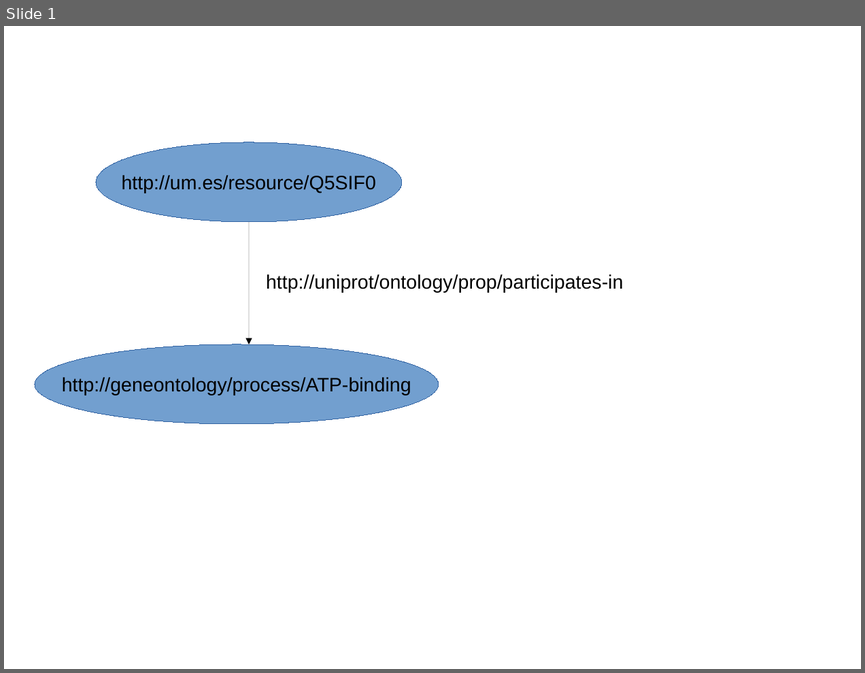
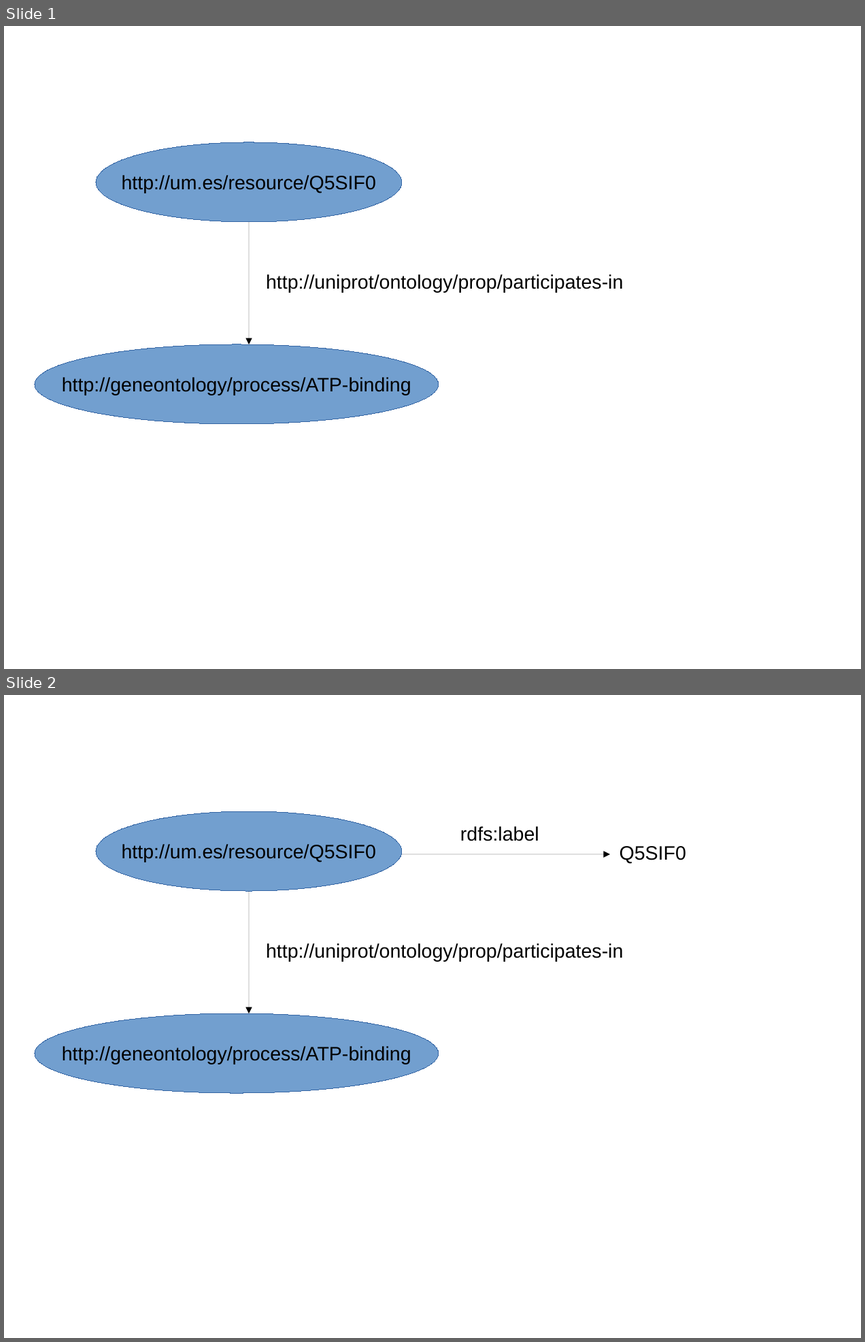
Before and after one commit to mikel-egana-aranguren/LSSW-UM-2015-2016, a slide deck: slides/triple-URIs.odp. Shown one above the other, each under a label of ours: slide 1 before the commit, slides 1 and 2 after it. The pictures are 865x673 and 865x1342 pixels, drawn with LibreOffice and Linux fonts; fonts in the diff are those of the drawing. Boxes give left, top, right and bottom in pixels: in the first picture for what was removed or moved away, otherwise in the second. Text is boxed around its words. In the diff, an @@ line names an element or a change of style, - is before the commit and + after.

```diff
--- a/slides/triple-URIs.odp
+++ b/slides/triple-URIs.odp
@@ slide 2 added at (4, 695, 861, 1338), background #FFFFFF @@
@@ ellipse added at (96, 812, 402, 891), fill #729FCF, outline #3465A4 0 pt, 18 pt, text #000000 @@
+http://um.es/resource/Q5SIF0
@@ text added at (460, 826, 539, 841), 18 pt, text #000000 @@
+rdfs:label
@@ arrow added from (402, 854) to (611, 854), #000000 0 pt @@
@@ text added at (619, 846, 686, 864), 18 pt, text #000000 @@
+Q5SIF0
@@ arrow added from (249, 891) to (249, 1013), #000000 0 pt @@
@@ text added at (266, 943, 623, 962), 18 pt, text #000000 @@
+http://uniprot/ontology/prop/participates-in
@@ ellipse added at (35, 1013, 439, 1092), fill #729FCF, outline #3465A4 0 pt, 18 pt, text #000000 @@
+http://geneontology/process/ATP-binding
```
Also in this commit, not shown: 12 other files.
